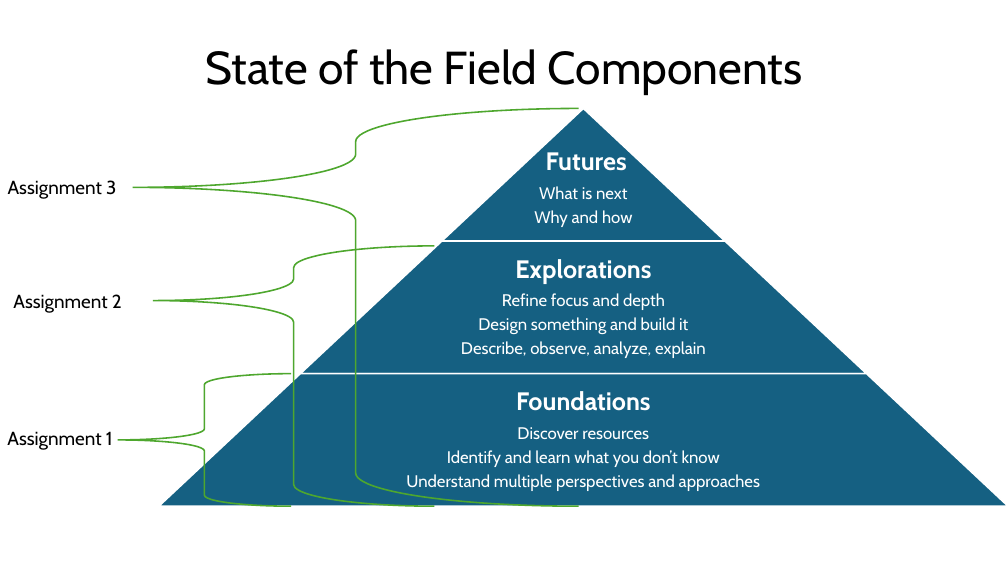
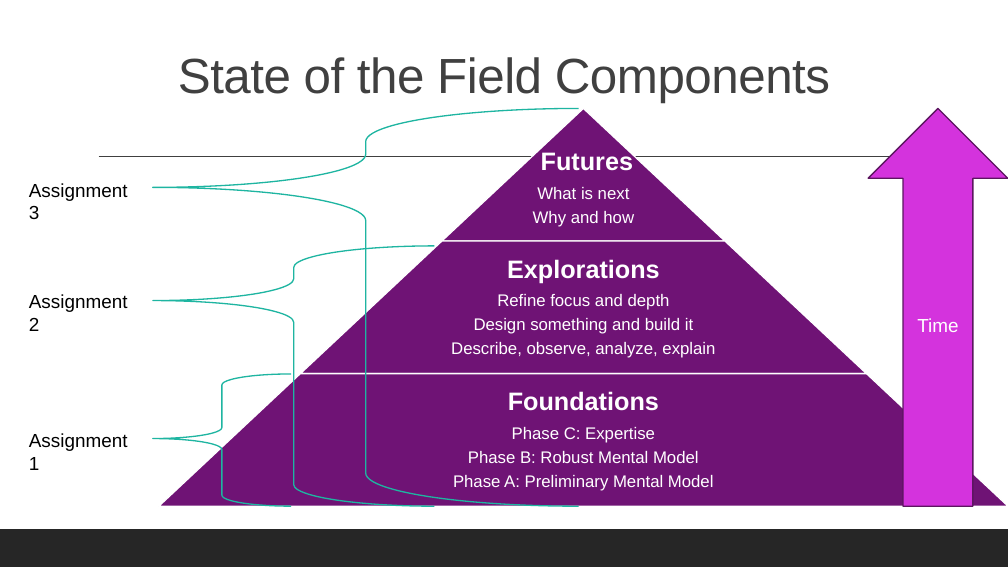
Before and after one commit to maherou/Teaching, a slide deck: slide 1 of files/CS373/SOTF_Overview.pptx. Drawn at 1008x567 pixels with LibreOffice and Linux fonts; fonts in the diff are those of the drawing. Boxes give left, top, right and bottom in pixels: in the first picture for what was removed or moved away, otherwise in the second. Text is boxed around its words. In the diff, an @@ line names an element or a change of style, - is before the commit and + after.

```diff
--- a/files/CS373/SOTF_Overview.pptx
+++ b/files/CS373/SOTF_Overview.pptx
@@ title "State of the Field Components" at [178,57,830,103]: size 44 to 47 pt, font Cabin to Arial, text colour #000000 to #404040, letter spacing 0 to -0.5 pt; vertical alignment middle to bottom @@
@@ left brace at [153,108,578,506]: outline #4EA72E 1.5 pt to #1EB5A1 1.25 pt @@
@@ left brace: place and size @@
-left brace at [132,108,578,506]
+left brace at [153,108,578,506]
@@ up arrow added at [868,108,1008,506], fill #D433DD, outline #5D1661 1.25 pt, 18 pt, text #FFFFFF @@
+Time
@@ font Cabin to Arial in 5 elements at [533,150,634,227], [451,259,715,358], [29,294,128,331], [29,433,128,470], [29,183,128,219] @@
@@ text "Assignment 3": place and size @@
-text "Assignment 3" at [8,180,116,199]
+text "Assignment 3" at [29,183,128,219]
@@ line added from (99, 157) to (923, 157), #404040 1 pt @@
@@ left brace at [153,246,434,506]: outline #4EA72E 1.5 pt to #1EB5A1 1.25 pt @@
@@ text "Assignment 2": place and size @@
-text "Assignment 2" at [13,294,122,313]
+text "Assignment 2" at [29,294,128,331]
@@ left brace: place and size @@
-left brace at [118,374,291,506]
+left brace at [153,374,291,507]
@@ left brace at [153,374,291,507]: outline #4EA72E 1.5 pt to #1EB5A1 1.25 pt; proportions changed @@
@@ fill #156082 to #6F1375; outline #FFFFFF 1.5 pt to #FFFFFF 1.25 pt in 3 elements at [442,108,725,240], [300,241,867,374], [159,374,1008,506] @@
@@ text at [508,391,659,411]: font Cabin to Arial in "Foundations" @@
@@ text "Assignment 1": place and size @@
-text "Assignment 1" at [7,431,113,450]
+text "Assignment 1" at [29,433,128,470]
@@ text at [453,427,714,491]: text changed; font Cabin to Arial @@
-Discover resources
-Identify and learn what you don’t know
-Understand multiple perspectives and approaches
+Phase C: Expertise
+Phase B: Robust Mental Model
+Phase A: Preliminary Mental Model
@@ rectangle added at [0,529,1008,567], fill #262626 @@
```
Also in this commit, not shown: 6 other files.
